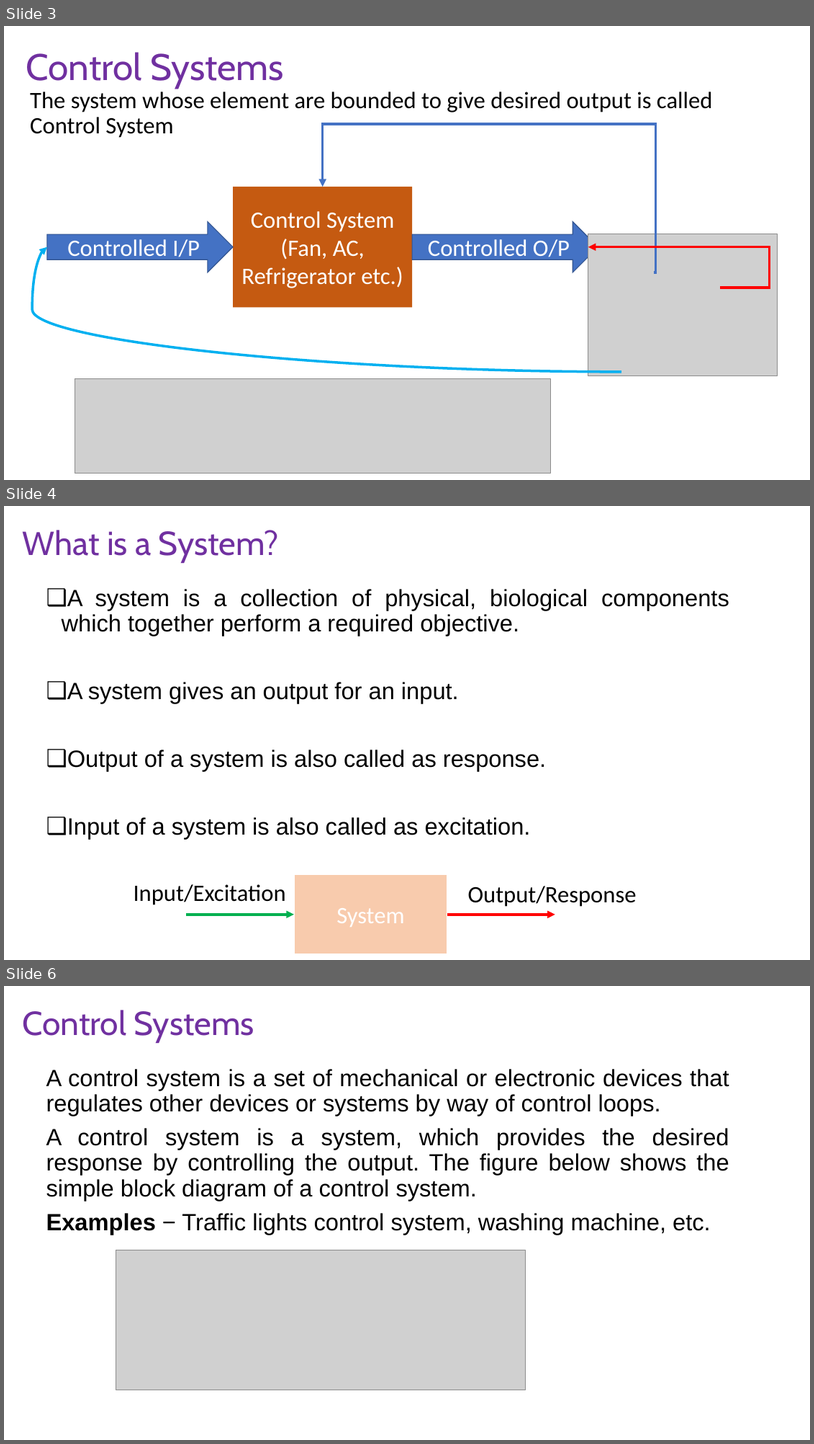
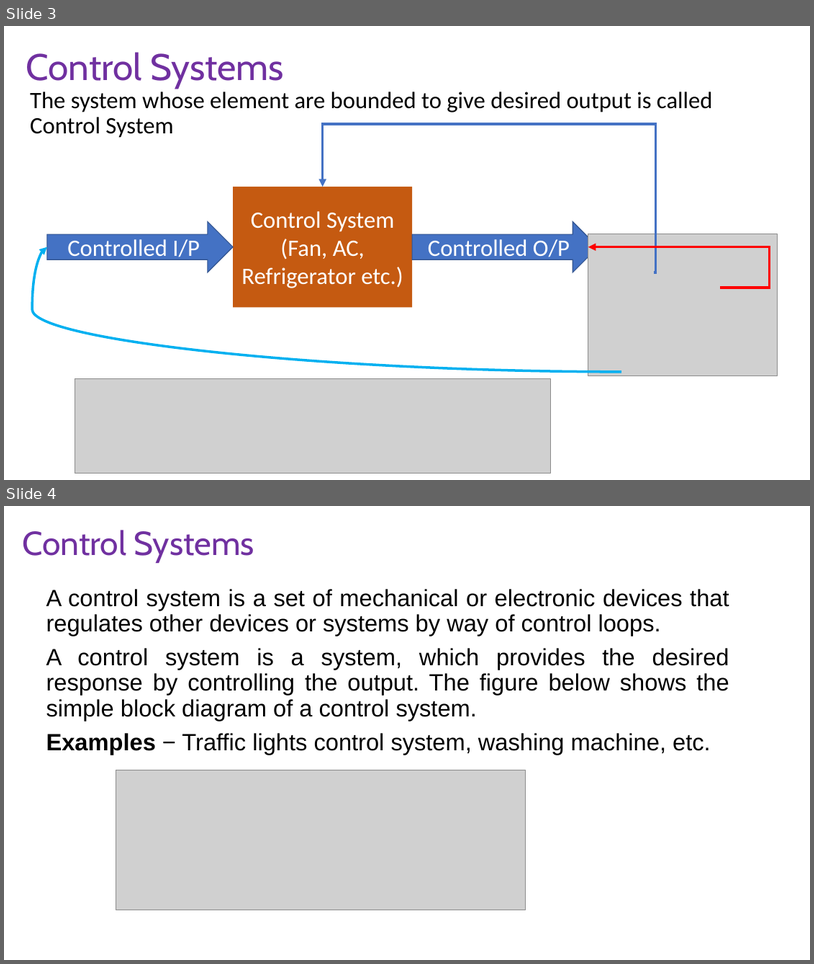
Before and after one commit to niaz1971/ME_ADVANCE_CONTROL_ELECTRICAL_2023, a slide deck: 2_3_LECTURE_OPEN_LOOP.pptx. Shown one above the other, each under a label of ours: slides 3, 4 and 6 before the commit, slides 3 and 4 after it; the slides between them are not shown. The pictures are 814x1444 and 814x964 pixels, drawn with LibreOffice and Linux fonts; fonts in the diff are those of the drawing; grey boxes stand for pictures. Boxes give left, top, right and bottom in pixels: in the first picture for what was removed or moved away, otherwise in the second. Text is boxed around its words. In the diff, an @@ line names an element or a change of style, - is before the commit and + after.

```diff
--- a/2_3_LECTURE_OPEN_LOOP.pptx
+++ b/2_3_LECTURE_OPEN_LOOP.pptx
@@ slide 4 removed at [4,506,810,960], background #FFFFFF @@
@@ title removed at [23,530,279,563] @@
-What is a System?
@@ text removed at [62,589,730,839] @@
-❑ A system is a collection of physical, biological components which together perform a required objective.
-❑ A system gives an output for an input.
-❑ Output of a system is also called as response.
-❑ Input of a system is also called as excitation.
@@ text removed at [134,884,286,905] @@
-Input/Excitation
@@ rectangle removed at [294,875,448,954] @@
-System
@@ text removed at [468,885,637,906] @@
-Output/Response
@@ arrow removed from (186, 914) to (294, 914) @@
@@ arrow removed from (448, 914) to (556, 914) @@
@@ what was slide 6 is now slide 4 @@
```
Also in this commit, not shown: 1 slide changed, 1 other slide removed, 1 other file.
